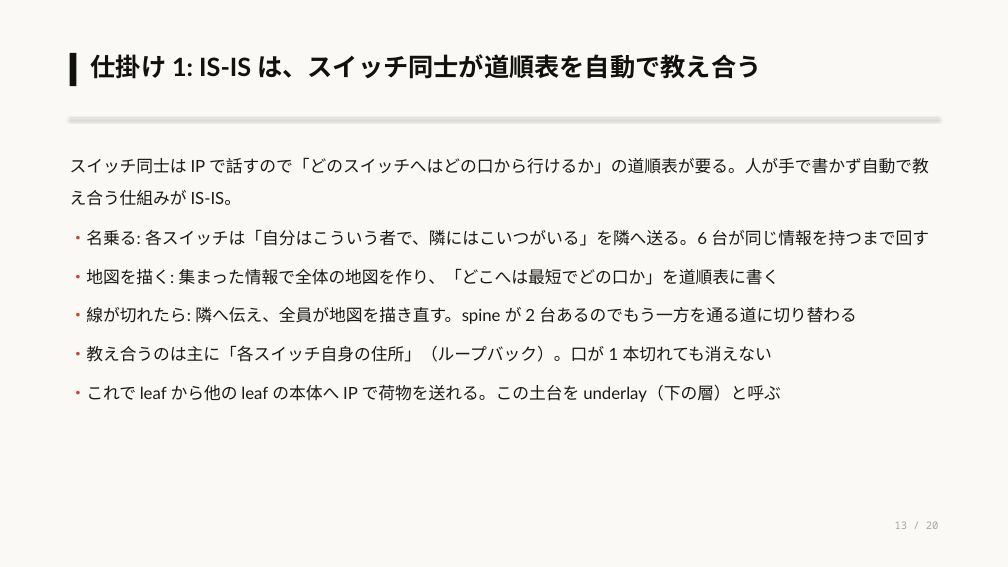
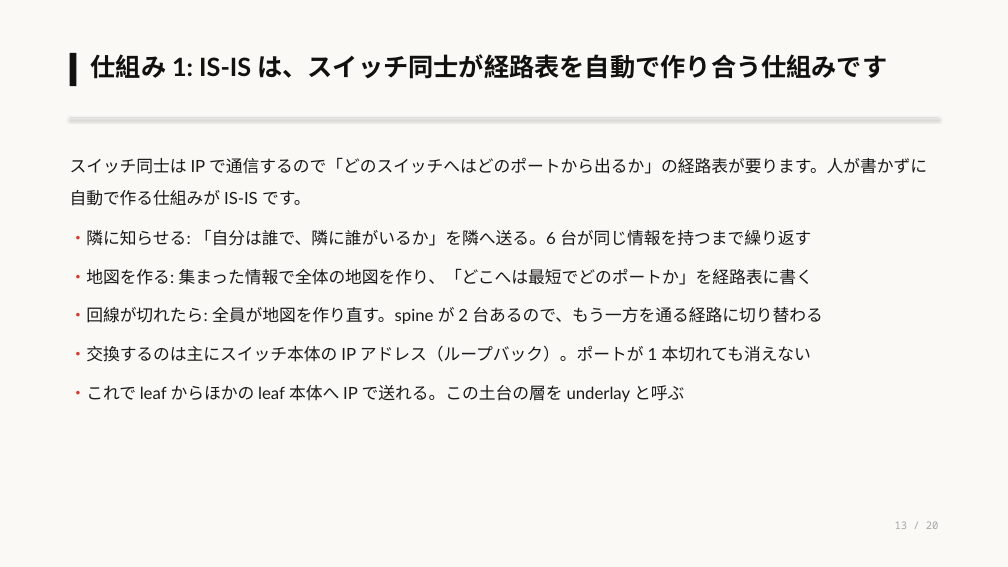
Before and after one commit to eddie-eights/nwc-poc, a slide deck: slide 13 of docs/lab-network-architecter.pptx. Drawn at 1008x567 pixels with LibreOffice and Linux fonts; fonts in the diff are those of the drawing. Boxes give left, top, right and bottom in pixels: in the first picture for what was removed or moved away, otherwise in the second. Text is boxed around its words. In the diff, an @@ line names an element or a change of style, - is before the commit and + after.

```diff
--- a/docs/lab-network-architecter.pptx
+++ b/docs/lab-network-architecter.pptx
@@ text at bbox=[91, 54, 887, 79]: text changed @@
-仕掛け 1: IS-IS は、スイッチ同士が道順表を自動で教え合う
+仕組み 1: IS-IS は、スイッチ同士が経路表を自動で作り合う仕組みです
@@ text at bbox=[70, 157, 927, 206]: text changed @@
-スイッチ同士は IP で話すので「どのスイッチへはどの口から行けるか」の道順表が要る。人が手で書かず自動で教え合う仕組みが IS-IS。
+スイッチ同士は IP で通信するので「どのスイッチへはどのポートから出るか」の経路表が要ります。人が書かずに自動で作る仕組みが IS-IS です。
@@ text at bbox=[70, 229, 822, 402]: text changed @@
-・名乗る: 各スイッチは「自分はこういう者で、隣にはこいつがいる」を隣へ送る。6 台が同じ情報を持つまで回す
-・地図を描く: 集まった情報で全体の地図を作り、「どこへは最短でどの口か」を道順表に書く
-・線が切れたら: 隣へ伝え、全員が地図を描き直す。spine が 2 台あるのでもう一方を通る道に切り替わる
-・教え合うのは主に「各スイッチ自身の住所」（ループバック）。口が 1 本切れても消えない
-・これで leaf から他の leaf の本体へ IP で荷物を送れる。この土台を underlay（下の層）と呼ぶ
+・隣に知らせる: 「自分は誰で、隣に誰がいるか」を隣へ送る。6 台が同じ情報を持つまで繰り返す
+・地図を作る: 集まった情報で全体の地図を作り、「どこへは最短でどのポートか」を経路表に書く
+・回線が切れたら: 全員が地図を作り直す。spine が 2 台あるので、もう一方を通る経路に切り替わる
+・交換するのは主にスイッチ本体の IP アドレス（ループバック）。ポートが 1 本切れても消えない
+・これで leaf からほかの leaf 本体へ IP で送れる。この土台の層を underlay と呼ぶ
```
Also in this commit, not shown: 19 other slides changed, 1 other file.
